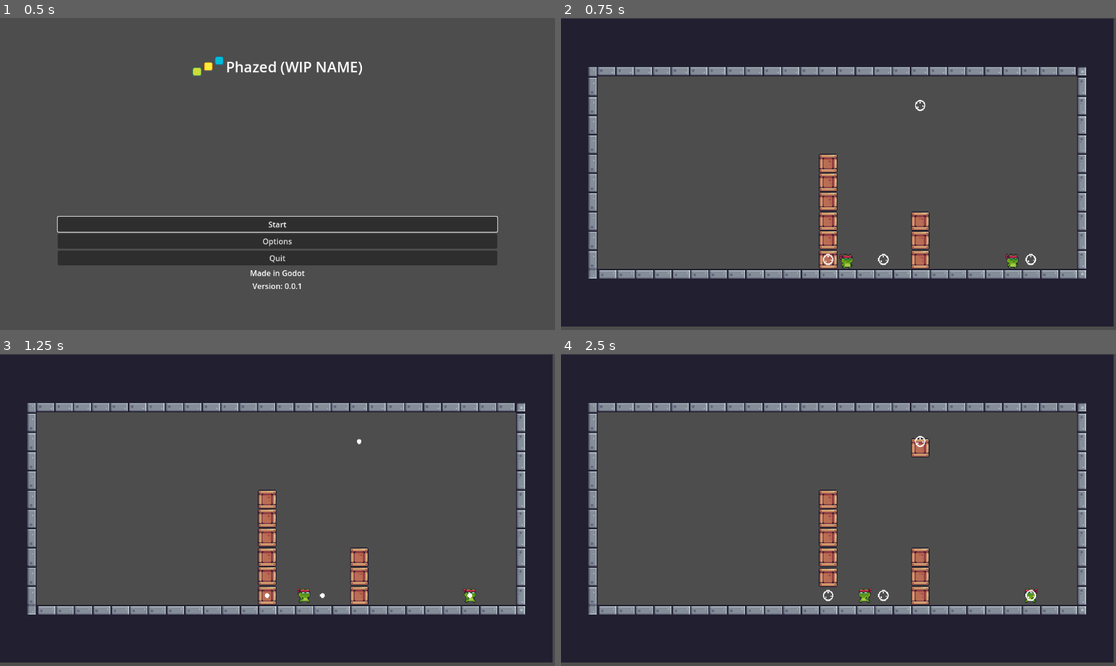
Above: before the commit, frames 1-4 (two rows, left to right).
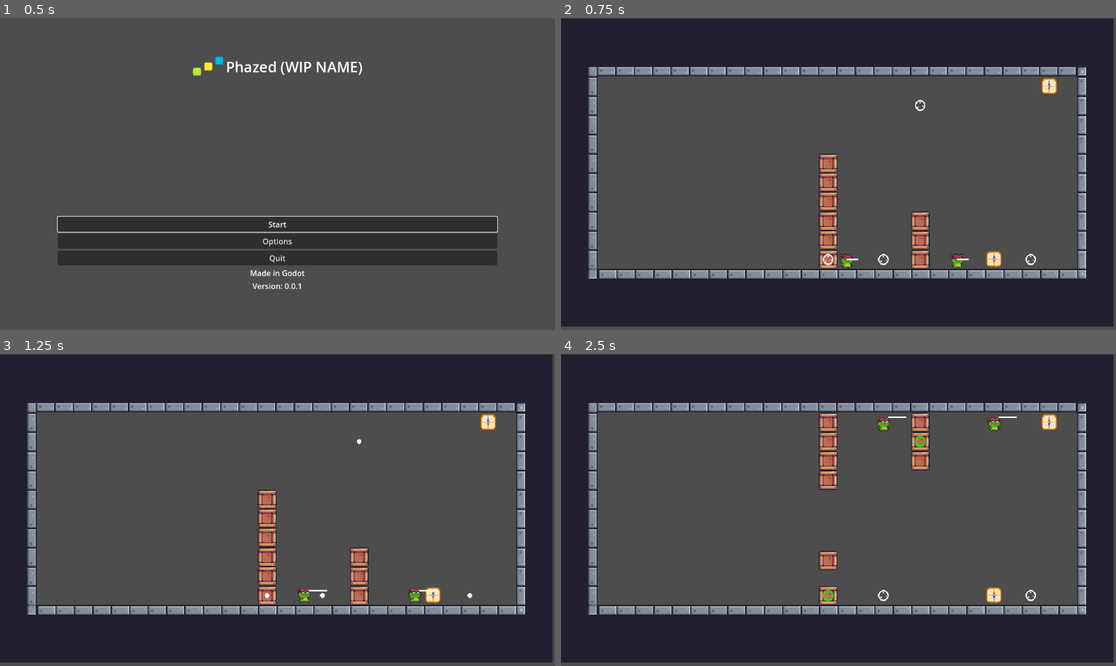
Above: after the commit, the same moments.

Repository: DoubleTrio/phazed
Game: Godot game, scene res://Scenes/Menu/main_menu.tscn
Two runs of this game, one before a commit and one after it. Both use one fixed random seed, a clock stepped at 60 frames per second and the inputs below.
Inputs (mouse positions are in pixels of both pictures, inside the frame that each line leads up to):
- Up to frame 1 (0.5 s): no input
- Up to frame 2 (0.75 s): click "Start" at 0.5 s
- Up to frame 3 (1.25 s): no input
- Up to frame 4 (2.5 s): move the mouse to (921, 441) at 1.27 s; hold Right (right) 1.28-2.03 s; click (921, 441) at 1.42 s; move the mouse to (827, 594) at 2.02 s; hold Down (down) from 2.03 s (still down); click (827, 594) at 2.17 s

Frame 1 is identical in both runs. In frame 2, 0.5% of the frame differs, in the area x 51-90%, y 19-81%; in frame 3, 0.5%; in frame 4, 3.7%, in the area x 46-90%, y 18-81%.

Commit message:
gravity switch

Diff:
--- a/Scenes/Levels/level1.tscn
+++ b/Scenes/Levels/level1.tscn
@@ -14,6 +14,7 @@
 [ext_resource type="Script" path="res://Scripts/Menu/stats_hud.gd" id="11_6dsmp"]
 [ext_resource type="PackedScene" uid="uid://ct36ut416ybs4" path="res://Scenes/Menu/stats_hud.tscn" id="11_7krl3"]
 [ext_resource type="Script" path="res://Scripts/global.gd" id="14_fcd3a"]
+[ext_resource type="PackedScene" uid="uid://bhf80lgxfsvjh" path="res://Scenes/gravity_switch.tscn" id="15_m5s3y"]
 
 [sub_resource type="TileSetAtlasSource" id="TileSetAtlasSource_qekjl"]
 texture = ExtResource("2_ajqll")
@@ -263,7 +264,7 @@
 position = Vector2(-160, 48)
 
 [node name="Character" parent="LevelScene/Entities" instance=ExtResource("1_s7weo")]
-position = Vector2(-16, 48)
+position = Vector2(-64, 48)
 
 [node name="Box" parent="LevelScene/Entities" instance=ExtResource("8_qr4iq")]
 position = Vector2(-176, 48)
@@ -293,6 +294,12 @@
 position = Vector2(-96, 32)
 
 [node name="Temporary (Remove Later)" type="Node" parent="LevelScene"]
+
+[node name="GravitySwitch2" parent="LevelScene/Temporary (Remove Later)" instance=ExtResource("15_m5s3y")]
+position = Vector2(16, -96)
+
+[node name="GravitySwitch" parent="LevelScene/Temporary (Remove Later)" instance=ExtResource("15_m5s3y")]
+position = Vector2(-32, 48)
 
 [node name="Battery" parent="LevelScene/Temporary (Remove Later)" instance=ExtResource("5_olpbs")]
 position = Vector2(112, 32)
--- a/Scenes/character.tscn
+++ b/Scenes/character.tscn
@@ -7,6 +7,7 @@
 [ext_resource type="Texture2D" uid="uid://p10qobtmch7b" path="res://Assets/Free 2/Main Characters/Ninja Frog/Run (32x32).png" id="3_8n4ii"]
 [ext_resource type="Resource" uid="uid://byxak11313ag6" path="res://Scripts/Events/EntityEvent/Resources/self_move_event.tres" id="3_f264u"]
 [ext_resource type="Resource" uid="uid://dpdb6fk3jf2tu" path="res://Scripts/Events/EntityEvent/Resources/fall_event.tres" id="4_dacux"]
+[ext_resource type="Resource" uid="uid://cx2m4eudvfxx8" path="res://Scripts/Events/EntityEvent/Resources/reset_entity_properties.tres" id="5_cvonb"]
 [ext_resource type="Script" path="res://Scripts/Components/direction_component.gd" id="6_131hh"]
 
 [sub_resource type="AtlasTexture" id="AtlasTexture_14xw2"]
@@ -202,7 +203,7 @@
 script = ExtResource("1_wyx3c")
 sprite = NodePath("AnimatedSprite2D")
 on_action_scripts = Array[ExtResource("2_vytan")]([ExtResource("3_f264u")])
-on_map_turn_end_scripts = Array[ExtResource("2_vytan")]([ExtResource("4_dacux")])
+on_map_turn_end_scripts = Array[ExtResource("2_vytan")]([ExtResource("4_dacux"), ExtResource("5_cvonb")])
 
 [node name="AnimatedSprite2D" type="AnimatedSprite2D" parent="."]
 position = Vector2(8, -8)
@@ -222,3 +223,8 @@
 
 [node name="DirectionComponent" type="Node" parent="."]
 script = ExtResource("6_131hh")
+
+[node name="Line2D" type="Line2D" parent="."]
+position = Vector2(8, -8)
+points = PackedVector2Array(0, 0, 10, 0)
+width = 1.0
--- /dev/null
+++ b/Scenes/gravity_switch.tscn
@@ -0,0 +1,40 @@
+[gd_scene load_steps=11 format=3 uid="uid://bhf80lgxfsvjh"]
+
+[ext_resource type="Script" path="res://Scripts/Entities/gravity_switch.gd" id="1_prlu2"]
+[ext_resource type="Texture2D" uid="uid://da2jhdrr83h0u" path="res://Assets/compass_north.png" id="1_slv0n"]
+[ext_resource type="Texture2D" uid="uid://c7413ep5234hr" path="res://Assets/compass_east.png" id="3_ym07u"]
+[ext_resource type="Texture2D" uid="uid://qo2nf4tvcb5i" path="res://Assets/compass_south.png" id="4_cc214"]
+[ext_resource type="Texture2D" uid="uid://c0khgxc1xbp1g" path="res://Assets/compass_west.png" id="5_0ncm8"]
+[ext_resource type="Script" path="res://Scripts/Components/detect_area_component.gd" id="6_p8rej"]
+[ext_resource type="Script" path="res://Scripts/Components/trigger_component.gd" id="7_7bygb"]
+[ext_resource type="Script" path="res://Scripts/Events/EntityEvent/entity_event.gd" id="8_g7wee"]
+[ext_resource type="Resource" uid="uid://dkyvana3gjmdv" path="res://Scripts/Events/EntityEvent/Resources/flip_gravity_event.tres" id="9_b4ojd"]
+
+[sub_resource type="RectangleShape2D" id="RectangleShape2D_3p7nt"]
+size = Vector2(12, 10)
+
+[node name="GravitySwitch" type="Area2D"]
+z_index = -1
+collision_layer = 2
+script = ExtResource("1_prlu2")
+north_texture = ExtResource("1_slv0n")
+east_texture = ExtResource("3_ym07u")
+south_texture = ExtResource("4_cc214")
+west_texture = ExtResource("5_0ncm8")
+
+[node name="Sprite2D" type="Sprite2D" parent="."]
+position = Vector2(8, -8)
+scale = Vector2(0.4, 0.4)
+texture = ExtResource("1_slv0n")
+
+[node name="CollisionShape2D" type="CollisionShape2D" parent="."]
+position = Vector2(8, -8)
+shape = SubResource("RectangleShape2D_3p7nt")
+
+[node name="DetectAreaComponent" type="Node" parent="." node_paths=PackedStringArray("entity")]
+script = ExtResource("6_p8rej")
+entity = NodePath("..")
+
+[node name="TriggerComponent" type="Node" parent="."]
+script = ExtResource("7_7bygb")
+trigger_scripts = Array[ExtResource("8_g7wee")]([ExtResource("9_b4ojd")])
--- a/Scenes/teleporter.tscn
+++ b/Scenes/teleporter.tscn
@@ -1,9 +1,10 @@
-[gd_scene load_steps=18 format=3 uid="uid://dp43g47q8jjmd"]
+[gd_scene load_steps=19 format=3 uid="uid://dp43g47q8jjmd"]
 
 [ext_resource type="Texture2D" uid="uid://8hq6lban1nqq" path="res://Assets/Free 2/Items/Fruits/Collected.png" id="1_6auhy"]
 [ext_resource type="Script" path="res://Scripts/Entities/teleporter.gd" id="1_mib8y"]
 [ext_resource type="Script" path="res://Scripts/Components/click_component.gd" id="3_q6643"]
 [ext_resource type="Script" path="res://Scripts/Components/toggle_component.gd" id="4_5g4cl"]
+[ext_resource type="Script" path="res://Scripts/Components/detect_area_component.gd" id="5_qgmpp"]
 
 [sub_resource type="CircleShape2D" id="CircleShape2D_5ewn6"]
 radius = 7.07107
@@ -116,3 +117,7 @@
 
 [node name="ToggleComponent" type="Node" parent="."]
 script = ExtResource("4_5g4cl")
+
+[node name="DetectAreaComponent" type="Node" parent="." node_paths=PackedStringArray("entity")]
+script = ExtResource("5_qgmpp")
+entity = NodePath("..")
--- a/Scripts/Components/detect_area_component.gd
+++ b/Scripts/Components/detect_area_component.gd
@@ -1,13 +1,15 @@
-extends Area2D
+extends Node
 
 class_name DetectAreaComponent
+
+@export var entity: Entity
 
 signal enter_entity(entity: Entity)
 signal exit_entity(entity: Entity)
 
 func _ready():
-	area_entered.connect(_on_entity_entered)
-	area_exited.connect(_on_entity_exited)
+	entity.area_entered.connect(_on_entity_entered)
+	entity.area_exited.connect(_on_entity_exited)
 
 func _on_entity_entered(entity: Area2D):
 	if not entity is Entity: return
--- /dev/null
+++ b/Scripts/Components/trigger_component.gd
@@ -0,0 +1,21 @@
+extends Node
+
+class_name TriggerComponent
+
+@onready var pq = DS.PriorityQ.new([])
+@export var trigger_scripts: Array[EntityEvent] = []
+
+signal on_trigger()
+
+func _ready() -> void:
+	_insert_into_priority()
+
+func _insert_into_priority():
+	for priority_event: EntityEvent in trigger_scripts:
+		pq.insert(priority_event.priority, priority_event)
+
+func trigger(level_scene: LevelScene, owner: Entity, context: LevelContext):
+	on_trigger.emit()
+	await get_tree().process_frame
+	for script: EntityEvent in pq.get_queue():
+		await script.apply(level_scene, owner, context)
--- a/Scripts/Entities/character.gd
+++ b/Scripts/Entities/character.gd
@@ -8,7 +8,13 @@
 func _ready():
 	super._ready()
 	direction_component.direction_changed.connect(_direction_changed)
+	LevelEvents.on_gravity_changed.connect(_gravity_changed)
+	#enter_detect_area.connect(_enter_detection_area)
 	sprite.modulate = tint_color
+
+func _gravity_changed(direction: Vector2):
+	print("TODO: Change sprite orientation")
+	pass
 
 func _direction_changed(direction: Vector2):
 	match direction:
@@ -16,16 +22,3 @@
 			sprite.flip_h = true
 		Vector2.RIGHT:
 			sprite.flip_h = false
-		# TODO ADD DIRECTIONS
-
-#func _physics_process(delta):
-	#raycast.target_position = Helpers.map_str_to_vec(direction_component.direction) * 16
-	#
-	#switch
-	#if direction == "left":
-		#sprite.flip_h = true
-		#sprite.flip_v = false
-	#else if direction == "right":
-		#sprite.flip_h = false
-		#sprite.flip_v = false
-	#else if direction == ""
--- a/Scripts/Entities/entity.gd
+++ b/Scripts/Entities/entity.gd
@@ -16,13 +16,24 @@
 signal finished_map_turn_start()
 signal finished_map_turn_end()
 
-signal enter_detect_area(area: DetectAreaComponent)
+signal enter_detect_area(detect_area: DetectAreaComponent)
 
 @onready var _components_dict = {}
 
+var last_collided: DetectAreaComponent
+
+func has_recently_collided():
+	return last_collided != null
+
+#func triggereD_c
 func _ready():
 	_init_components_dict()
 	_insert_into_priority()
+	enter_detect_area.connect(_enter_detect_area)
+
+
+func _enter_detect_area(detect_area: DetectAreaComponent):
+	last_collided = detect_area
 
 func _init_components_dict():
 	for component in get_children():
--- /dev/null
+++ b/Scripts/Entities/gravity_switch.gd
@@ -0,0 +1,29 @@
+extends Entity
+
+@onready var sprite: Sprite2D = $Sprite2D as Sprite2D
+@onready var detect_area_component: DetectAreaComponent = $DetectAreaComponent as DetectAreaComponent
+
+@export var north_texture: Texture2D
+@export var east_texture: Texture2D
+@export var south_texture: Texture2D
+@export var west_texture: Texture2D
+
+func _ready():
+	super._ready()
+	sprite.texture = south_texture
+	LevelEvents.on_gravity_changed.connect(_gravity_change)
+
+
+func _gravity_change(direction: Vector2):
+	var next_texture: Texture2D
+
+	match direction:
+		Vector2.UP:
+			next_texture = north_texture
+		Vector2.RIGHT:
+			next_texture = east_texture
+		Vector2.DOWN:
+			next_texture = south_texture
+		Vector2.LEFT:
+			next_texture = west_texture
+	sprite.texture = next_texture
--- a/Scripts/Entities/teleporter.gd
+++ b/Scripts/Entities/teleporter.gd
@@ -1,10 +1,11 @@
 class_name Teleporter
 
-extends DetectAreaComponent
+extends Entity
 
 @onready var click_component: ClickComponent = $ClickComponent as ClickComponent
 @onready var toggle_component: ToggleComponent = $ToggleComponent as ToggleComponent
 @onready var sprite: AnimatedSprite2D = $AnimatedSprite2D as AnimatedSprite2D
+@onready var detect_area_component = $DetectAreaComponent
 
 @export var inactive_color: Color = Color.WHITE
 @export var selected_color: Color = Color.YELLOW
@@ -18,8 +19,8 @@
 	sprite.modulate = inactive_color
 	toggle_component.activate.connect(_on_deactivate)
 	toggle_component.deactivate.connect(_on_activate)
-	enter_entity.connect(_enter_entity)
-	exit_entity.connect(_exit_entity)
+	detect_area_component.enter_entity.connect(_enter_entity)
+	detect_area_component.exit_entity.connect(_exit_entity)
 
 func _on_activate():
 	pass
--- /dev/null
+++ b/Scripts/Events/EntityEvent/Resources/flip_gravity_event.tres
@@ -0,0 +1,7 @@
+[gd_resource type="Resource" load_steps=2 format=3 uid="uid://dkyvana3gjmdv"]
+
+[ext_resource type="Script" path="res://Scripts/Events/EntityEvent/flip_gravity_event.gd" id="1_1osgo"]
+
+[resource]
+script = ExtResource("1_1osgo")
+priority = 0.0
--- /dev/null
+++ b/Scripts/Events/EntityEvent/Resources/reset_entity_properties.tres
@@ -0,0 +1,7 @@
+[gd_resource type="Resource" load_steps=2 format=3 uid="uid://cx2m4eudvfxx8"]
+
+[ext_resource type="Script" path="res://Scripts/Events/EntityEvent/reset_entity_properties.gd" id="1_5ay1v"]
+
+[resource]
+script = ExtResource("1_5ay1v")
+priority = 5.0
--- a/Scripts/Events/EntityEvent/check_teleporters_event.gd
+++ b/Scripts/Events/EntityEvent/check_teleporters_event.gd
@@ -6,7 +6,6 @@
 	var should_teleport = false
 
 	if (len(active_teleporters) < 2):
-		event_finished.emit()
 		return
 
 	for teleporter: Teleporter in active_teleporters:
--- a/Scripts/Events/EntityEvent/entity_event.gd
+++ b/Scripts/Events/EntityEvent/entity_event.gd
@@ -4,7 +4,5 @@
 
 @export var priority: float = 0.0
 
-signal event_finished()
-
 func apply(level_scene: LevelScene, owner: Entity, context: LevelContext):
 	print("Base method called!")
--- a/Scripts/Events/EntityEvent/fall_event.gd
+++ b/Scripts/Events/EntityEvent/fall_event.gd
@@ -4,7 +4,7 @@
 
 func apply(level_scene: LevelScene, owner: Entity, context: LevelContext):
 
-	var gravity: Vector2 = context.gravity_direction
+	var gravity: Vector2 = level_scene.gravity
 	var grid_size = level_scene.grid_size
 	var sprite: AnimatedSprite2D
 
@@ -32,7 +32,7 @@
 			var total_tiles_fall = tile_check - 1
 			#await level_scene.get_tree().create_timer(0.1).timeout
 			var tween = owner.create_tween()
-			tween.tween_property(owner, "position", owner.position + gravity * level_scene.grid_size * total_tiles_fall, 1.0/fall_speed).set_trans(Tween.TRANS_SINE)
+			tween.tween_property(owner, "position", owner.position + gravity * level_scene.grid_size * total_tiles_fall, 1.0/fall_speed).set_trans(Tween.TRANS_CUBIC)
 			if (sprite != null):
 				sprite.play("fall", 2)
 			await tween.finished
--- /dev/null
+++ b/Scripts/Events/EntityEvent/flip_gravity_event.gd
@@ -0,0 +1,96 @@
+extends EntityEvent
+
+@export var fall_speed: float = 6
+
+func apply(level_scene: LevelScene, owner: Entity, context: LevelContext):
+	level_scene.flip_gravity()
+
+	var gravity: Vector2 = level_scene.gravity
+
+	var count: int = 0
+
+	var columns = {}
+
+	var max_iterations: int = 0
+
+	for entity: Entity in level_scene.entities:
+		if (entity.contains_component("RayCast2D")):
+			var tiles_to_file: int = 0
+			var raycast: RayCast2D = entity.get_component("RayCast2D")
+			var tile_num = entity.position.x / 16
+
+
+			if (!columns.has(tile_num)):
+				columns[tile_num] = []
+			columns[tile_num].append(entity)
+			max_iterations = max(max_iterations, len(columns[tile_num]))
+
+
+
+	var sort_method = get_sort_method(gravity)
+
+	var keys = columns.keys()
+	for key in keys:
+		var entity_group: Array = columns[key]
+		entity_group.sort_custom(sort_method)
+
+
+
+	while (max_iterations > 0):
+
+
+
+		var tw = level_scene.create_tween()
+		tw.set_trans(Tween.TRANS_SINE)
+		#tw.set_ease(Tween.EASE_IN)
+		tw.set_parallel()
+#
+			#for area: Area2D in x:
+				#tw.tween_property(area, "position", area.position + direction_comp.direction *  level_scene.grid_size, 1.0/animation_speed)
+
+		for key in keys:
+			var entity_group: Array = columns[key]
+			var entity = entity_group.pop_back()
+			if (entity != null):
+
+				var sprite: AnimatedSprite2D = null
+
+				if (entity.contains_component("AnimatedSprite2D")):
+
+					sprite = entity.get_component("AnimatedSprite2D") as AnimatedSprite2D
+
+				var raycast: RayCast2D = entity.get_component("RayCast2D")
+				var max_check = 64
+				var tile_check = 1
+				#
+				## TODO: Check if the player hits any triggers while falling
+				while (tile_check < 64):
+					var end_position = gravity * level_scene.grid_size * tile_check
+					raycast.target_position = end_position
+					raycast.force_raycast_update()
+					if raycast.is_colliding():
+						break
+					tile_check += 1
+				if (tile_check > 1):
+					#
+					var total_tiles_fall = tile_check - 1
+					#await level_scene.get_tree().create_timer(0.1).timeout
+					tw.tween_property(entity, "position", entity.position + gravity * level_scene.grid_size * total_tiles_fall, 1.0/fall_speed)
+					if (sprite != null):
+						sprite.play("fall", 2)
+						tw.tween_callback(func(): sprite.play("idle", 2))
+
+		tw.play()
+		await tw.finished
+		max_iterations -= 1
+
+func get_sort_method(gravity: Vector2):
+	match gravity:
+		Vector2.DOWN:
+			return func(a: Entity, b: Entity): return a.position.y < b.position.y
+		Vector2.UP:
+			return func(a: Entity, b: Entity): return a.position.y > b.position.y
+		Vector2.LEFT:
+			return func(a: Entity, b: Entity): return a.position.x < b.position.x
+		Vector2.RIGHT:
+			return func(a: Entity, b: Entity): return a.position.x > b.position.x
--- /dev/null
+++ b/Scripts/Events/EntityEvent/global_fall_event.gd
@@ -0,0 +1,40 @@
+extends EntityEvent
+
+@export var fall_speed: float = 1.5;
+
+func apply(level_scene: LevelScene, owner: Entity, context: LevelContext):
+
+	var gravity: Vector2 = context.gravity_direction
+	var grid_size = level_scene.grid_size
+	var sprite: AnimatedSprite2D
+
+	if (owner != null and owner.contains_component("RayCast2D")):
+
+		var raycast = owner.get_component("RayCast2D") as RayCast2D
+
+
+		if (owner.contains_component("AnimatedSprite2D")):
+			sprite = owner.get_component("AnimatedSprite2D") as AnimatedSprite2D
+
+		var max_check = 64
+		var tile_check = 1
+		#
+		## TODO: Check if the player hits any triggers while falling
+		while (tile_check < 64):
+			var end_position = gravity * level_scene.grid_size * tile_check
+			raycast.target_position = end_position
+			raycast.force_raycast_update()
+			if raycast.is_colliding():
+				break
+			tile_check += 1
+		if (tile_check > 1):
+			#
+			var total_tiles_fall = tile_check - 1
+			#await level_scene.get_tree().create_timer(0.1).timeout
+			var tween = owner.create_tween()
+			tween.tween_property(owner, "position", owner.position + gravity * level_scene.grid_size * total_tiles_fall, 1.0/fall_speed).set_trans(Tween.TRANS_SINE)
+			if (sprite != null):
+				sprite.play("fall", 2)
+			await tween.finished
+			if (sprite != null):
+				sprite.play("walk", 2)
--- /dev/null
+++ b/Scripts/Events/EntityEvent/reset_entity_properties.gd
@@ -0,0 +1,4 @@
+extends EntityEvent
+
+func apply(level_scene: LevelScene, owner: Entity, context: LevelContext):
+	owner.last_collided = null
--- a/Scripts/Events/EntityEvent/self_move_event.gd
+++ b/Scripts/Events/EntityEvent/self_move_event.gd
@@ -16,13 +16,22 @@
 		old_raycast_pos = raycast.position
 		grid_size = level_scene.grid_size
 
+		var line: Line2D = null
+
+
+		if owner.contains_component("Line2D"):
+			line = owner.get_component("Line2D") as Line2D
+
 		var sprite: AnimatedSprite2D = owner.get_component("AnimatedSprite2D") as AnimatedSprite2D
 		var direction_comp: DirectionComponent = owner.get_component("DirectionComponent") as DirectionComponent
+
+
 
 
 		var should_move = false
 		var collider = null
 		var move_dir = direction_comp.direction
+
 
 
 
@@ -52,12 +61,26 @@
 
 
 		#print("START POSITION 1:", raycast.position)
-		raycast.target_position = raycast.position + direction_comp.direction * grid_size
+		#raycast.position =
+
+
+#
+		raycast.position = Vector2(4, -4)
+		raycast.target_position = raycast.position + (direction_comp.direction * grid_size)
+
+		if (line != null):
+			line.clear_points()
+			line.add_point(Vector2(4, -4))
+			line.add_point(raycast.position + (direction_comp.direction * grid_size))
+		#print(raycast.position, "START")
+		#print(raycast.target_position, "TARGET")
 		#print("TARGET POSITION:", raycast.target_position)
 		#print("TARGET POSITION 1:", raycast.target_position)
+
 		raycast.force_raycast_update()
 		if (raycast.is_colliding()):
 			collider = raycast.get_collider()
+			#print(collider)
 			#print(collider.is_in_group("Pushable"))
 
 			#if (not (collider is Area2D and collider.is_in_group("Pushable"))):
@@ -69,12 +92,22 @@
 				direction_comp.flip_direction()
 		else:
 			should_move = true
+
+		#print(raycast.position)
+		#print(should_move)
 		if (should_move):
 
 			var tween = owner.create_tween()
 			tween.tween_property(owner, "position", owner.position + direction_comp.direction *  level_scene.grid_size, 1.0/animation_speed).set_trans(Tween.TRANS_SINE)
 			sprite.play("walk", 2)
 			await tween.finished
+			if owner.has_recently_collided():
+				var area: DetectAreaComponent = owner.last_collided
+				if (area.entity.contains_component("TriggerComponent")):
+					var trigger_component: TriggerComponent = area.entity.get_component("TriggerComponent") as TriggerComponent
+					await trigger_component.trigger(level_scene, owner, context)
+
+
 		else:
 			sprite.play("idle", 2)
 
@@ -137,10 +170,9 @@
 				offset += direction * 16
 				continue
 			else:
-				#print("Collision detected with non-pushable object:", collider)
+
 				break
 		else:
-			#print("No collision, movement allowed.")
 			can_move = true
 			break
 
--- a/Scripts/level_events.gd
+++ b/Scripts/level_events.gd
@@ -2,5 +2,7 @@
 
 signal on_teleport()
 signal on_teleport_click_active()
+signal on_gravity_changed(direction: Vector2)
+
 signal on_map_turn_end()
 signal on_map_turn_start()
--- a/Scripts/level_scene.gd
+++ b/Scripts/level_scene.gd
@@ -23,6 +23,14 @@
 @onready var grid_size = tile_map_layer.tile_set.tile_size.x
 
 var times_teleported = 0
+var gravity: Vector2 = Vector2.DOWN :
+	set(value):
+		if value == gravity: return
+		gravity = value
+		LevelEvents.on_gravity_changed.emit(value)
+
+
+#LevelEvents.on_gravity_changed.connect(_gravity_change)
 
 signal before_actions_finished()
 signal actions_finished()
@@ -62,6 +70,12 @@
 	times_teleported += 1
 	game_stats.total_times_teleported += 1
 	stats_hud.set_teleporter_label("Times Teleported: " + str(times_teleported))
+
+func set_gravity(direction: Vector2):
+	gravity = direction
+
+func flip_gravity():
+	gravity = gravity * -1
 
 func tick():
 	timer.paused = true
Binary file added: Assets/agulha.png
Not shown, added: Assets/agulha.png.import
Binary file added: Assets/compass_east.png
Not shown, added: Assets/compass_east.png.import
Binary file added: Assets/compass_north.png
Not shown, added: Assets/compass_north.png.import
Binary file added: Assets/compass_south.png
Not shown, added: Assets/compass_south.png.import
Binary file added: Assets/compass_west.png
Not shown, added: Assets/compass_west.png.import
Binary file added: Assets/windrose.png
Not shown, added: Assets/windrose.png.import
(and 94 more such lines)
